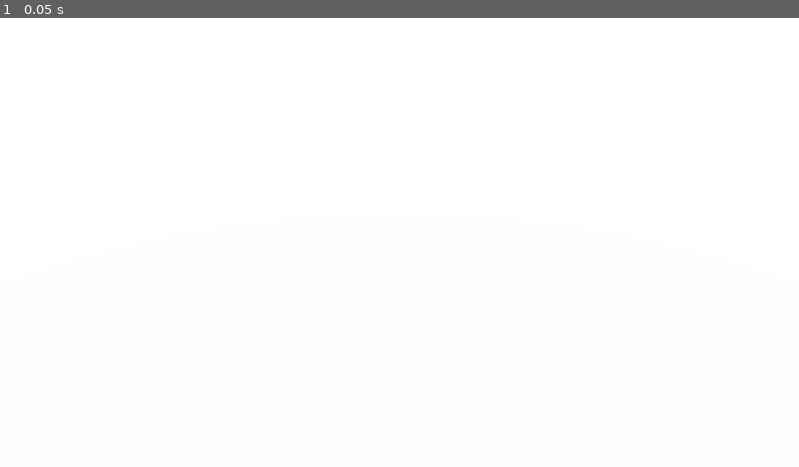
Above: before the commit, frame 1.
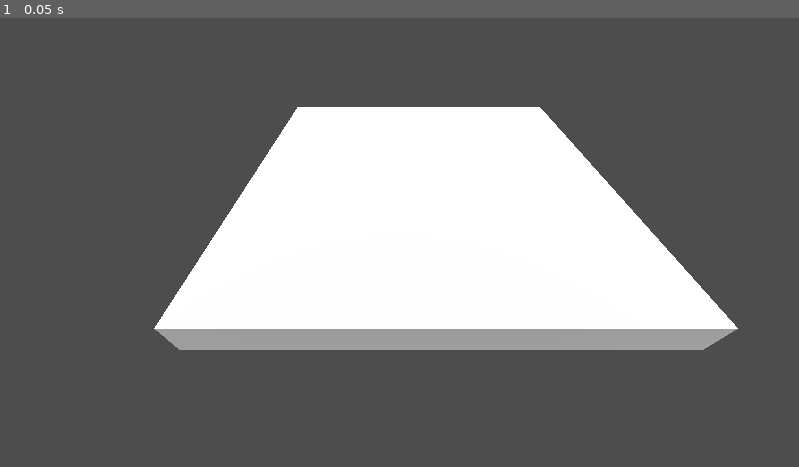
Above: after the commit, the same moment.

Repository: mkangjazz/godot_tic_tac_toe
Game: Godot game, scene res://scene/main.tscn
Same seed, same stepped clock (60 frames per second), same inputs: the game is played once before the commit and once after it.
Inputs:
- Up to frame 1 (0.05 s): no input

The runs differ from the first frame. In frame 1, 74% of the frame differs, in the area x 0-100%, y 0-100%.

Commit message:
programmatic keyboard navigation focus

Diff:
--- a/project.godot
+++ b/project.godot
@@ -24,6 +24,39 @@
 
 import/fbx/enabled=false
 
+[input]
+
+move_up={
+"deadzone": 0.5,
+"events": [Object(InputEventKey,"resource_local_to_scene":false,"resource_name":"","device":-1,"window_id":0,"alt_pressed":false,"shift_pressed":false,"ctrl_pressed":false,"meta_pressed":false,"pressed":false,"keycode":0,"physical_keycode":4194320,"key_label":0,"unicode":0,"echo":false,"script":null)
+, Object(InputEventKey,"resource_local_to_scene":false,"resource_name":"","device":-1,"window_id":0,"alt_pressed":false,"shift_pressed":false,"ctrl_pressed":false,"meta_pressed":false,"pressed":false,"keycode":0,"physical_keycode":87,"key_label":0,"unicode":119,"echo":false,"script":null)
+]
+}
+move_right={
+"deadzone": 0.5,
+"events": [Object(InputEventKey,"resource_local_to_scene":false,"resource_name":"","device":-1,"window_id":0,"alt_pressed":false,"shift_pressed":false,"ctrl_pressed":false,"meta_pressed":false,"pressed":false,"keycode":0,"physical_keycode":4194321,"key_label":0,"unicode":0,"echo":false,"script":null)
+, Object(InputEventKey,"resource_local_to_scene":false,"resource_name":"","device":-1,"window_id":0,"alt_pressed":false,"shift_pressed":false,"ctrl_pressed":false,"meta_pressed":false,"pressed":false,"keycode":0,"physical_keycode":68,"key_label":0,"unicode":100,"echo":false,"script":null)
+]
+}
+move_down={
+"deadzone": 0.5,
+"events": [Object(InputEventKey,"resource_local_to_scene":false,"resource_name":"","device":-1,"window_id":0,"alt_pressed":false,"shift_pressed":false,"ctrl_pressed":false,"meta_pressed":false,"pressed":false,"keycode":0,"physical_keycode":4194322,"key_label":0,"unicode":0,"echo":false,"script":null)
+, Object(InputEventKey,"resource_local_to_scene":false,"resource_name":"","device":-1,"window_id":0,"alt_pressed":false,"shift_pressed":false,"ctrl_pressed":false,"meta_pressed":false,"pressed":false,"keycode":0,"physical_keycode":83,"key_label":0,"unicode":115,"echo":false,"script":null)
+]
+}
+move_left={
+"deadzone": 0.5,
+"events": [Object(InputEventKey,"resource_local_to_scene":false,"resource_name":"","device":-1,"window_id":0,"alt_pressed":false,"shift_pressed":false,"ctrl_pressed":false,"meta_pressed":false,"pressed":false,"keycode":0,"physical_keycode":4194319,"key_label":0,"unicode":0,"echo":false,"script":null)
+, Object(InputEventKey,"resource_local_to_scene":false,"resource_name":"","device":-1,"window_id":0,"alt_pressed":false,"shift_pressed":false,"ctrl_pressed":false,"meta_pressed":false,"pressed":false,"keycode":0,"physical_keycode":65,"key_label":0,"unicode":97,"echo":false,"script":null)
+]
+}
+confirm={
+"deadzone": 0.5,
+"events": [Object(InputEventKey,"resource_local_to_scene":false,"resource_name":"","device":-1,"window_id":0,"alt_pressed":false,"shift_pressed":false,"ctrl_pressed":false,"meta_pressed":false,"pressed":false,"keycode":0,"physical_keycode":4194309,"key_label":0,"unicode":0,"echo":false,"script":null)
+, Object(InputEventKey,"resource_local_to_scene":false,"resource_name":"","device":-1,"window_id":0,"alt_pressed":false,"shift_pressed":false,"ctrl_pressed":false,"meta_pressed":false,"pressed":false,"keycode":0,"physical_keycode":32,"key_label":0,"unicode":32,"echo":false,"script":null)
+]
+}
+
 [rendering]
 
 renderer/rendering_method="gl_compatibility"
--- a/scene/main.tscn
+++ b/scene/main.tscn
@@ -1,47 +1,19 @@
 [gd_scene load_steps=3 format=3 uid="uid://v45x1kp6orko"]
 
-[ext_resource type="Script" path="res://main.gd" id="1_e7rks"]
-[ext_resource type="PackedScene" uid="uid://c3ipix8j1fjk4" path="res://glb/square_tile.glb" id="2_ag1h8"]
+[ext_resource type="Script" path="res://script/main.gd" id="1_e7rks"]
+[ext_resource type="PackedScene" uid="uid://dhevs2kgy42pf" path="res://scene/tile_grid.tscn" id="2_hb3t2"]
 
-[node name="Root" type="Node3D"]
+[node name="Game" type="Node3D"]
 script = ExtResource("1_e7rks")
 
 [node name="CamMarker" type="Marker3D" parent="."]
-transform = Transform3D(1, 0, 0, 0, 0.707107, 0.707107, 0, -0.707107, 0.707107, 0.52083, 2, 2.5)
+transform = Transform3D(1, 0, 0, 0, 0.707107, 0.707107, 0, -0.707107, 0.707107, 1.521, 3, 6.5)
 
 [node name="Camera3D" type="Camera3D" parent="CamMarker"]
-projection = 1
 
 [node name="LightMarker" type="Marker3D" parent="."]
 transform = Transform3D(1, 0, 0, 0, 0.209619, 0.977783, 0, -0.977783, 0.209619, 0.583143, 5, -4.339)
 
 [node name="DirectionalLight3D" type="DirectionalLight3D" parent="LightMarker"]
 
-[node name="TileGrid" type="Node3D" parent="."]
-metadata/_edit_group_ = true
-
-[node name="One_00" parent="TileGrid" instance=ExtResource("2_ag1h8")]
-
-[node name="Two_10" parent="TileGrid" instance=ExtResource("2_ag1h8")]
-transform = Transform3D(1, 0, 0, 0, 1, 0, 0, 0, 1, 2, 0, 0)
-
-[node name="Three_20" parent="TileGrid" instance=ExtResource("2_ag1h8")]
-transform = Transform3D(1, 0, 0, 0, 1, 0, 0, 0, 1, 4, 0, 0)
-
-[node name="Four_01" parent="TileGrid" instance=ExtResource("2_ag1h8")]
-transform = Transform3D(1, 0, 0, 0, 1, 0, 0, 0, 1, 0, 0, 2)
-
-[node name="Five_11" parent="TileGrid" instance=ExtResource("2_ag1h8")]
-transform = Transform3D(1, 0, 0, 0, 1, 0, 0, 0, 1, 2, 0, 2)
-
-[node name="Six_21" parent="TileGrid" instance=ExtResource("2_ag1h8")]
-transform = Transform3D(1, 0, 0, 0, 1, 0, 0, 0, 1, 4, 0, 2)
-
-[node name="Seven_02" parent="TileGrid" instance=ExtResource("2_ag1h8")]
-transform = Transform3D(1, 0, 0, 0, 1, 0, 0, 0, 1, 0, 0, 4)
-
-[node name="Eight_12" parent="TileGrid" instance=ExtResource("2_ag1h8")]
-transform = Transform3D(1, 0, 0, 0, 1, 0, 0, 0, 1, 2, 0, 4)
-
-[node name="Nine_22" parent="TileGrid" instance=ExtResource("2_ag1h8")]
-transform = Transform3D(1, 0, 0, 0, 1, 0, 0, 0, 1, 4, 0, 4)
+[node name="TileGrid" parent="." instance=ExtResource("2_hb3t2")]
--- a/scene/tile.gd
+++ /dev/null
@@ -1,16 +0,0 @@
-extends Node3D
-
-var isSelected:bool = false;
-
-# States
-
-# isSelected
-# texture?
-# Dynamically instance children conditionally
-# Empty, X, O
-
-# event emitter (signal)
-# should emit an event if
-# clicked or "enter/spacebar"
-# keyboard direction pressed:
-# wasd, arrow keys (navigate the grid)
--- a/scene/tile.tscn
+++ b/scene/tile.tscn
@@ -1,7 +1,7 @@
 [gd_scene load_steps=4 format=3 uid="uid://c2es7rt7sbh5i"]
 
-[ext_resource type="Script" path="res://scene/tile.gd" id="1_veweb"]
-[ext_resource type="PackedScene" uid="uid://c3ipix8j1fjk4" path="res://glb/square_tile.glb" id="2_gb6er"]
+[ext_resource type="Script" path="res://script/tile.gd" id="1_veweb"]
+[ext_resource type="PackedScene" uid="uid://c3ipix8j1fjk4" path="res://resource/square_tile.glb" id="2_gb6er"]
 
 [sub_resource type="BoxShape3D" id="BoxShape3D_j13e2"]
 size = Vector3(2, 0.5, 2)
--- /dev/null
+++ b/scene/tile_grid.tscn
@@ -0,0 +1,33 @@
+[gd_scene load_steps=3 format=3 uid="uid://dhevs2kgy42pf"]
+
+[ext_resource type="Script" path="res://script/tile_grid.gd" id="1_7dini"]
+[ext_resource type="PackedScene" uid="uid://c2es7rt7sbh5i" path="res://scene/tile.tscn" id="2_44403"]
+
+[node name="TileGrid" type="Node3D"]
+script = ExtResource("1_7dini")
+
+[node name="ZeroZero" parent="." instance=ExtResource("2_44403")]
+
+[node name="OneZero" parent="." instance=ExtResource("2_44403")]
+transform = Transform3D(1, 0, 0, 0, 1, 0, 0, 0, 1, 2, 0, 0)
+
+[node name="TwoZero" parent="." instance=ExtResource("2_44403")]
+transform = Transform3D(1, 0, 0, 0, 1, 0, 0, 0, 1, 4, 0, 0)
+
+[node name="ZeroOne" parent="." instance=ExtResource("2_44403")]
+transform = Transform3D(1, 0, 0, 0, 1, 0, 0, 0, 1, 0, 0, 2)
+
+[node name="OneOne" parent="." instance=ExtResource("2_44403")]
+transform = Transform3D(1, 0, 0, 0, 1, 0, 0, 0, 1, 2, 0, 2)
+
+[node name="TwoOne" parent="." instance=ExtResource("2_44403")]
+transform = Transform3D(1, 0, 0, 0, 1, 0, 0, 0, 1, 4, 0, 2)
+
+[node name="ZeroTwo" parent="." instance=ExtResource("2_44403")]
+transform = Transform3D(1, 0, 0, 0, 1, 0, 0, 0, 1, 0, 0, 4)
+
+[node name="OneTwo" parent="." instance=ExtResource("2_44403")]
+transform = Transform3D(1, 0, 0, 0, 1, 0, 0, 0, 1, 2, 0, 4)
+
+[node name="TwoTwo" parent="." instance=ExtResource("2_44403")]
+transform = Transform3D(1, 0, 0, 0, 1, 0, 0, 0, 1, 4, 0, 4)
--- /dev/null
+++ b/script/constants.gd
@@ -0,0 +1,7 @@
+class_name Constants
+
+enum TileStates {
+	EMPTY,
+	X,
+	O,
+}
--- a/main.gd
+++ b/script/main.gd
@@ -1,11 +1,16 @@
 extends Node3D
 
 # track isPlaying or not
-
 # track games (best of 5, alternate who goes first)
 
 # track state of each tile
 # empty, X, O
+
+# could just reference each of the nodes in the tree TileGrid
+# and access each one's state and check win conditions against it?
+#@onready var tile_grid = %TileGrid
+#var grid:Dictionary = {
+#};
 
 # track whose turn it is
 # player, CPU
@@ -21,3 +26,6 @@
 # CPU decides where to place an O
 
 # game timer?
+func set_up_new_game():
+	# set all tile states back to empty
+	pass;
--- /dev/null
+++ b/script/tile.gd
@@ -0,0 +1,41 @@
+class_name Tile extends Node3D
+
+signal clicked(tile:Tile);
+
+var isSelected:bool = false;
+
+@export var building_type: Constants.TileStates = Constants.TileStates.EMPTY;
+
+# isSelected
+# texture?
+# Dynamically instance children conditionally
+# Empty, X, O
+
+# event emitter (signal)
+# should emit an event if
+# clicked or "enter/spacebar"
+# keyboard direction pressed:
+# wasd, arrow keys (navigate the grid)
+
+func set_building_type(type: Constants.TileStates):
+	building_type = type;
+	pass;
+
+func handle_click():
+	print("handle_click: ", self);
+	# X or O based on whose turn it is?
+	# emit the clicked signal and pass in which tile it was (self?)
+	pass;
+
+func blur():
+	isSelected = false;
+	pass;
+
+func focus():
+	isSelected = true;
+	print("focus: ", isSelected);
+	pass;
+
+func get_selected_state():
+	return isSelected;
+	pass;
--- /dev/null
+++ b/script/tile_grid.gd
@@ -0,0 +1,105 @@
+extends Node3D
+
+var isKeyPressed:bool = false;
+
+func _ready():
+	focus_tile_at_index(0);
+	get_focused_tile();
+	pass;
+
+# 0, 1, 2
+# 3, 4, 5
+# 6, 7, 8
+
+func _unhandled_input(event):
+	if event.is_action("move_right") and not event.is_echo():
+		if event.is_pressed():
+			handle_move("move_right");
+	if event.is_action("move_left") and not event.is_echo():
+		if event.is_pressed():
+			handle_move("move_left");
+	if event.is_action("move_down") and not event.is_echo():
+		if event.is_pressed():
+			handle_move("move_down");
+	if event.is_action("move_up") and not event.is_echo():
+		if event.is_pressed():
+			handle_move("move_up");
+	pass;
+
+func _physics_process(delta):
+	pass;
+
+func handle_move(dir: String):
+	var focused_index = get_focused_tile().get_index();
+
+	match dir:
+		"move_right":
+			handle_move_right(focused_index);
+		"move_left":
+			handle_move_left(focused_index);
+		"move_down":
+			handle_move_down(focused_index);
+		"move_up":
+			handle_move_up(focused_index);
+	pass;
+
+func handle_move_right(index:int):
+	var target_index:int = index + 1;
+
+	if target_index > get_children().size() - 1:
+		return;
+
+	focus_tile_at_index(target_index);
+	pass;
+
+func handle_move_left(index:int):
+	var target_index:int = index - 1;
+
+	if target_index < 0:
+		return;
+#
+	focus_tile_at_index(target_index);
+	pass;
+
+func handle_move_up(index:int):
+	var target_index:int = index - 3;
+
+	if target_index < 0:
+		return;
+
+	focus_tile_at_index(target_index);
+	pass;
+
+func handle_move_down(index:int):
+	var target_index:int = index + 3;
+
+	if target_index > get_children().size() - 1:
+		return;
+
+	focus_tile_at_index(target_index);
+	pass;
+
+func unfocus_all_tiles():
+	for tile in get_children():
+		tile.blur();
+	pass;
+
+func focus_tile_at_index(index:int):
+	var tile = get_child(index);
+
+	unfocus_all_tiles();
+	tile.focus();
+	print("focus: ", tile);
+
+	pass;
+
+func get_focused_tile():
+	var tile:Tile;
+
+	for child in get_children():
+		if child.get_selected_state():
+			tile = child;
+		pass;
+
+	return tile;
+	pass;
Renamed: glb/square_tile.glb -> resource/square_tile.glb
Not shown, changed: resource/square_tile.glb.import
Not shown, added: resource/mesh_library.meshlib
